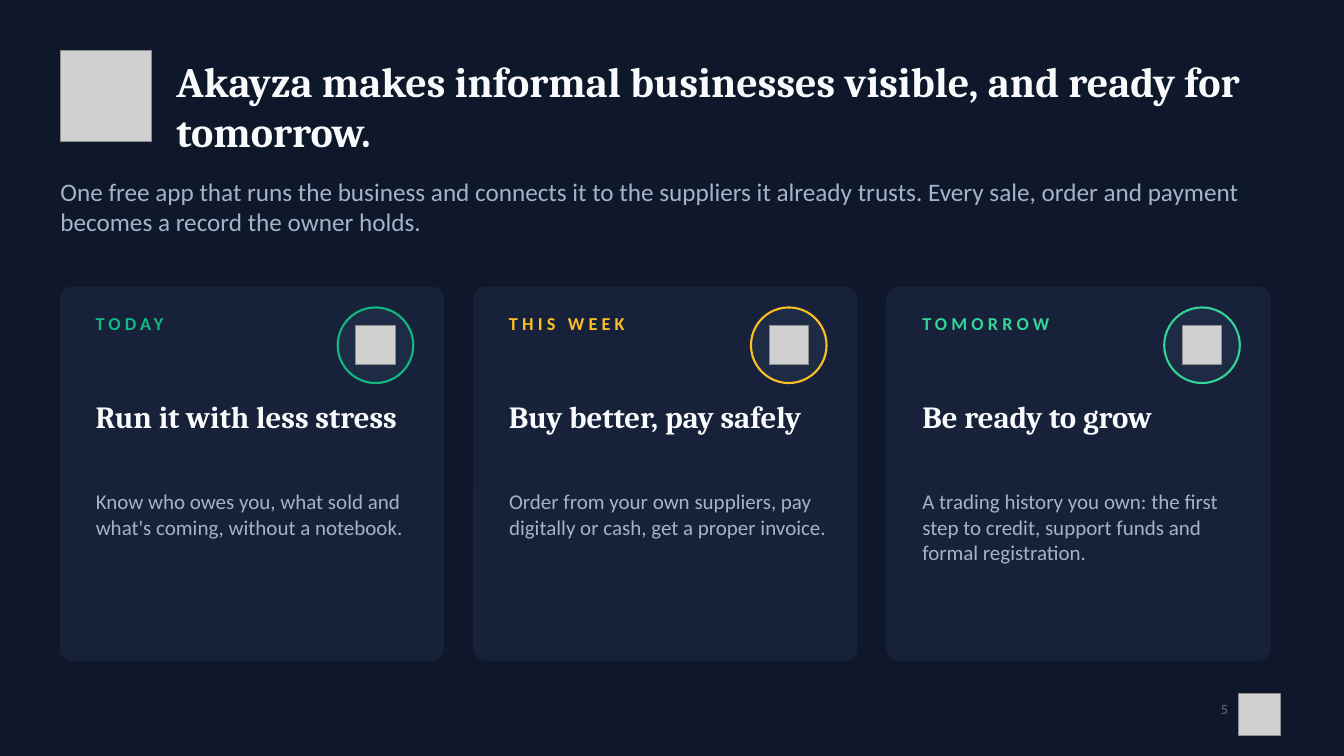
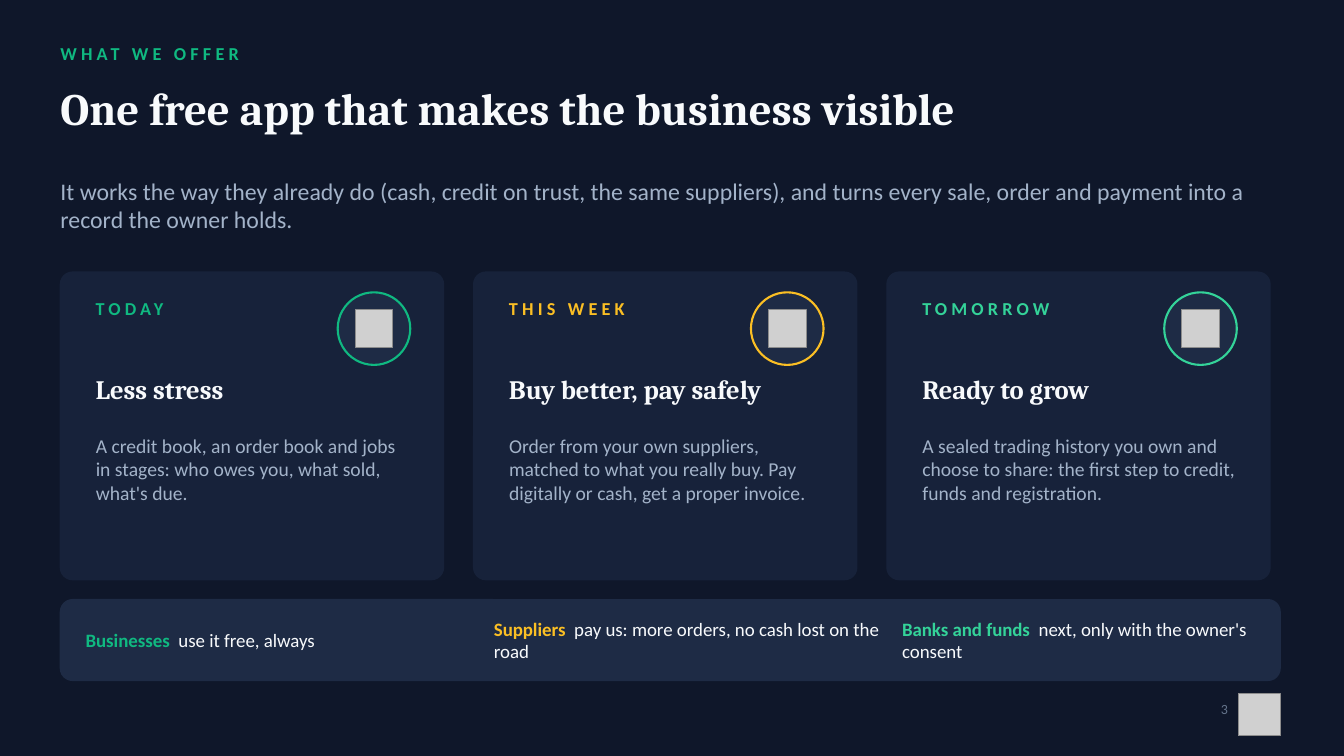
Before and after one commit to Mandla78/KasiFlow, a slide deck: slide 3 of docs/submission/05_final_submission/Akayza_Pitch_TeamPR.pptx (slide 5 before the commit). Drawn at 1344x756 pixels with LibreOffice and Linux fonts; fonts in the diff are those of the drawing; grey boxes stand for pictures. Boxes give left, top, right and bottom in pixels: in the first picture for what was removed or moved away, otherwise in the second. Text is boxed around its words. In the diff, an @@ line names an element or a change of style, - is before the commit and + after.

```diff
--- a/docs/submission/05_final_submission/Akayza_Pitch_TeamPR.pptx
+++ b/docs/submission/05_final_submission/Akayza_Pitch_TeamPR.pptx
@@ picture removed at <box>60,50,151,141</box> @@
@@ text added at <box>60,42,968,78</box>, 13 pt, text #10B981, bold @@
+WHAT WE OFFER
@@ text removed at <box>176,67,1239,148</box> @@
-Akayza makes informal businesses visible, and ready for tomorrow.
@@ text added at <box>60,93,955,135</box>, 32 pt, text #F8FAFC, bold @@
+One free app that makes the business visible
@@ text at <box>60,183,1243,228</box>: text changed; size 18 to 17 pt @@
-One free app that runs the business and connects it to the suppliers it already trusts. Every sale, order and payment becomes a record the owner holds.
+It works the way they already do (cash, credit on trust, the same suppliers), and turns every sale, order and payment into a record the owner holds.
@@ rounded rectangle: place and size @@
-rounded rectangle at <box>60,287,444,660</box>
+rounded rectangle at <box>60,272,444,580</box>
@@ text "TODAY" rewrapped from <box>96,313,408,348</box> to <box>96,297,348,333</box> @@
@@ rounded rectangle: place and size @@
-rounded rectangle at <box>474,287,857,660</box>
+rounded rectangle at <box>474,272,857,580</box>
@@ text "THIS WEEK": place and size @@
-text "THIS WEEK" at <box>509,318,625,330</box>
+text "THIS WEEK" at <box>509,303,625,315</box>
@@ proportions changed in 3 elements at <box>60,272,444,580</box>, <box>474,272,857,580</box>, <box>887,272,1270,580</box> @@
@@ rounded rectangle: place and size @@
-rounded rectangle at <box>887,287,1270,660</box>
+rounded rectangle at <box>887,272,1270,580</box>
@@ text "TOMORROW": place and size @@
-text "TOMORROW" at <box>922,318,1049,330</box>
+text "TOMORROW" at <box>922,303,1049,315</box>
@@ 3 pictures, 3 ellipses: place and size @@
-3 pictures, 3 ellipses at <box>338,308,1240,383</box>
+3 pictures, 3 ellipses at <box>338,292,1237,365</box>
@@ text at <box>96,381,223,400</box>: text changed; size 22 to 19 pt @@
-Run it with less stress
+Less stress
@@ text "Buy better, pay safely": place and size @@
-text "Buy better, pay safely" at <box>509,406,802,435</box>
+text "Buy better, pay safely" at <box>509,380,762,405</box>
@@ text "Buy better, pay safely" at <box>509,380,762,405</box>: size 22 to 19 pt @@
@@ text at <box>922,380,1089,405</box>: text changed; size 22 to 19 pt @@
-Be ready to grow
+Ready to grow
@@ text at <box>96,439,395,500</box>: text changed; size 15 to 14 pt @@
-Know who owes you, what sold and what's coming, without a notebook.
+A credit book, an order book and jobs in stages: who owes you, what sold, what's due.
@@ text at <box>509,439,805,504</box>: text changed; size 15 to 14 pt @@
-Order from your own suppliers, pay digitally or cash, get a proper invoice.
+Order from your own suppliers, matched to what you really buy. Pay digitally or cash, get a proper invoice.
@@ text at <box>922,439,1235,504</box>: text changed; size 15 to 14 pt @@
-A trading history you own: the first step to credit, support funds and formal registration.
+A sealed trading history you own and choose to share: the first step to credit, funds and registration.
@@ rounded rectangle added at <box>60,600,1280,681</box>, fill #1E2B45, outline #1E2B45 1 pt @@
@@ text added at <box>494,622,879,658</box>, 13.5 pt, text #F8FAFC @@
+Suppliers pay us: more orders, no cash lost on the road
@@ text added at <box>902,622,1247,658</box>, 13.5 pt, text #F8FAFC @@
+Banks and funds next, only with the owner's consent
@@ text added at <box>86,634,315,650</box>, 13.5 pt, text #F8FAFC @@
+Businesses use it free, always
```
Also in this commit, not shown: 4 other slides changed, 5 slides added, 16 slides removed, 2 other files.
